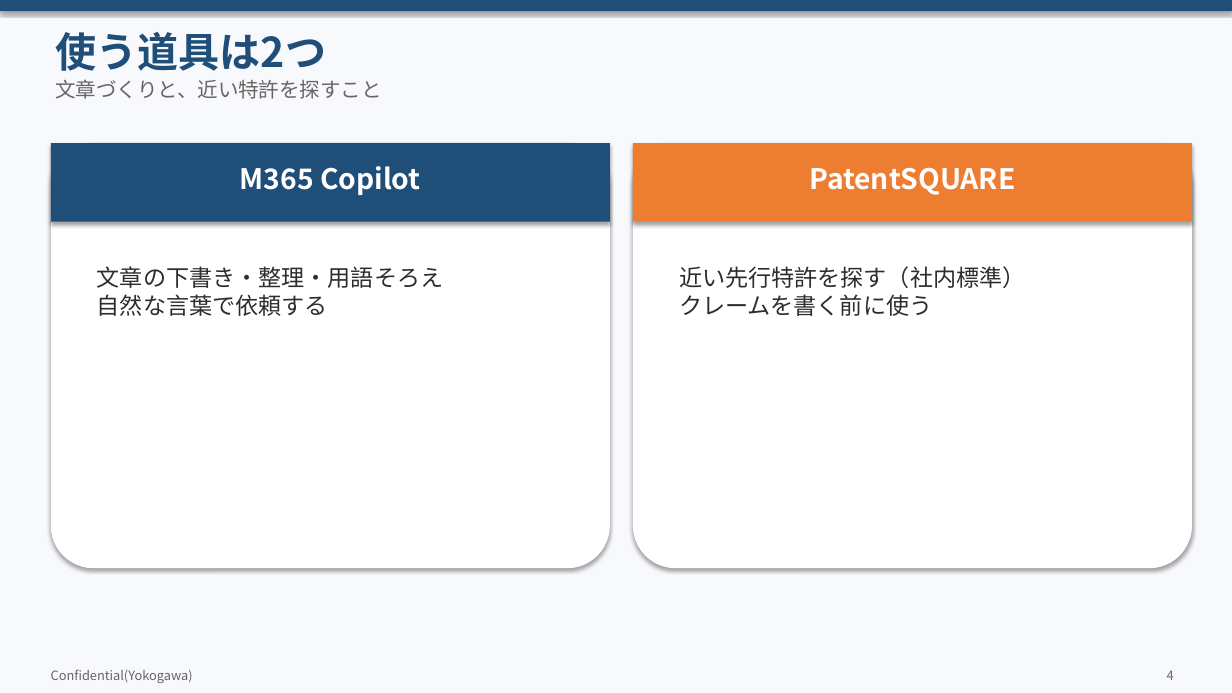
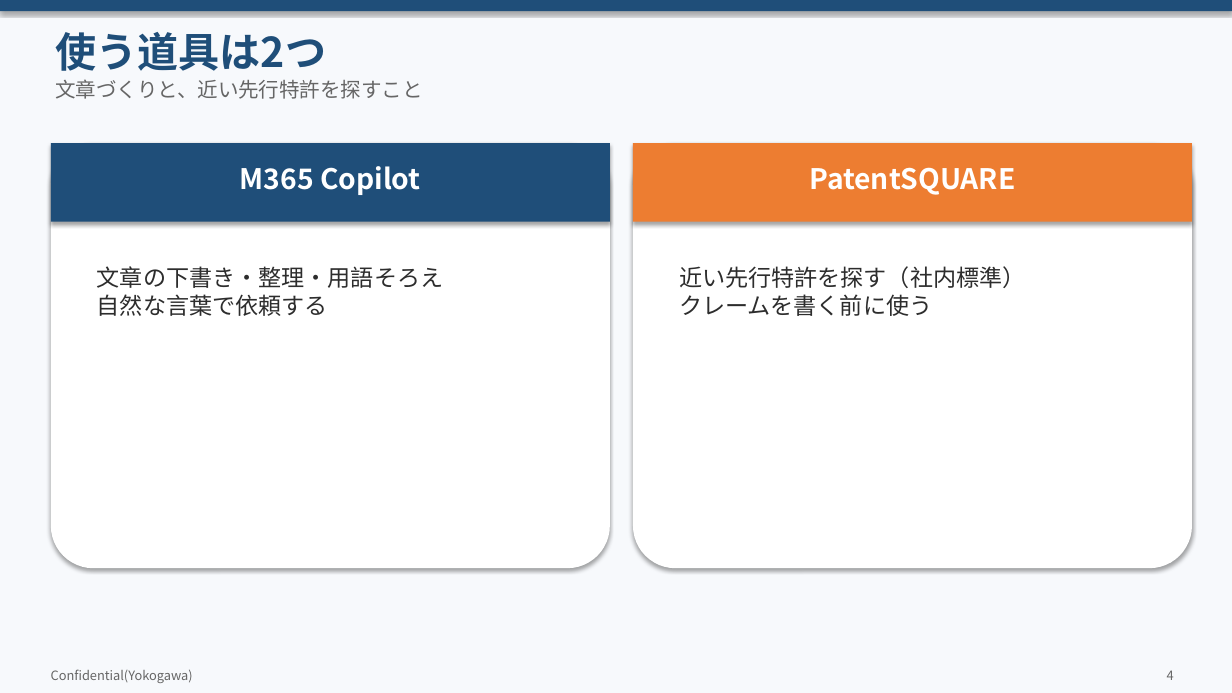
Before and after one commit to zhexingwang/ppt, a slide deck: slide 4 of decks/05_Copilot発明開示書/Copilot発明開示書_訂正反映.pptx. Drawn at 1232x693 pixels with LibreOffice and Linux fonts; fonts in the diff are those of the drawing. Boxes give left, top, right and bottom in pixels: in the first picture for what was removed or moved away, otherwise in the second. Text is boxed around its words. In the diff, an @@ line names an element or a change of style, - is before the commit and + after.

```diff
--- a/decks/05_Copilot発明開示書/Copilot発明開示書_訂正反映.pptx
+++ b/decks/05_Copilot発明開示書/Copilot発明開示書_訂正反映.pptx
@@ text at bbox=[55, 79, 422, 99]: text changed @@
-文章づくりと、近い特許を探すこと
+文章づくりと、近い先行特許を探すこと
```
Also in this commit, not shown: 8 other slides changed, 13 other files.
